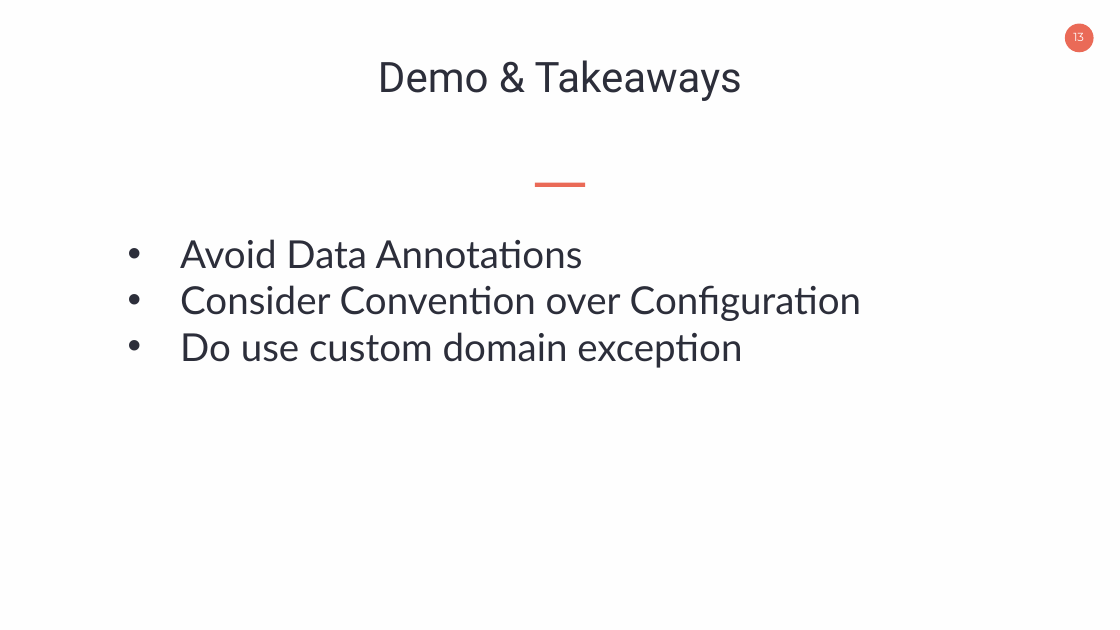
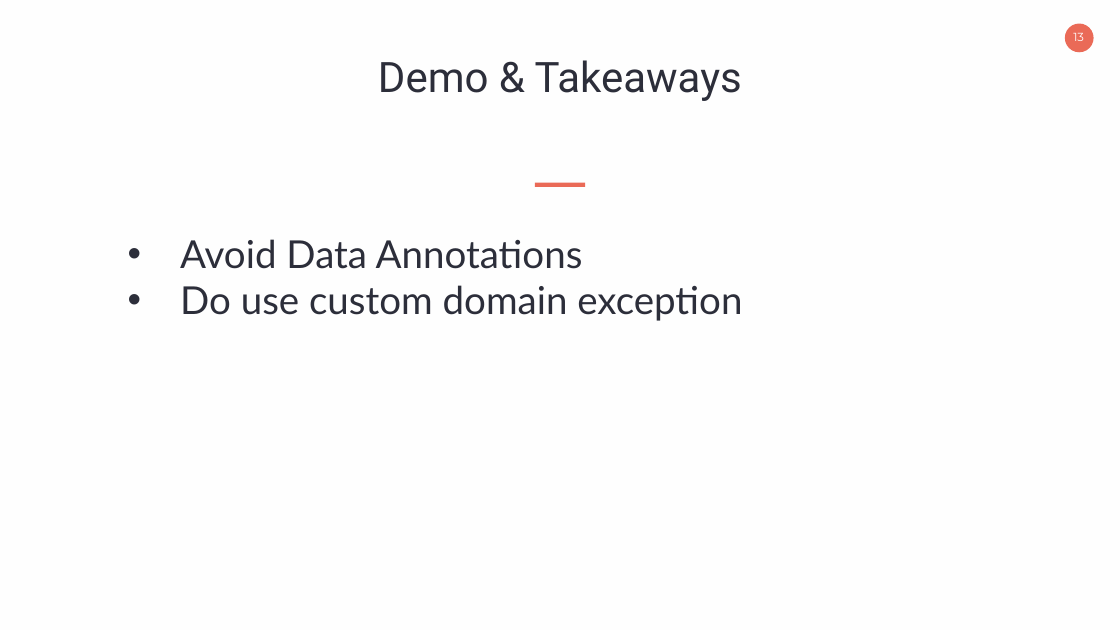
Before and after one commit to Patrick-Ullrich/talks, a slide deck: slide 13 of PDC-CleanArchitecture/prairiedev.pptx. Drawn at 1120x630 pixels with LibreOffice and Linux fonts; fonts in the diff are those of the drawing. Boxes give left, top, right and bottom in pixels: in the first picture for what was removed or moved away, otherwise in the second. Text is boxed around its words. In the diff, an @@ line names an element or a change of style, - is before the commit and + after.

Commit message:
Some presentation updates

```diff
--- a/PDC-CleanArchitecture/prairiedev.pptx
+++ b/PDC-CleanArchitecture/prairiedev.pptx
@@ text at [180,285,861,321]: paragraph removed @@
-• Consider Convention over Configuration
```
Also in this commit, not shown: 1 other slide changed, 5 other files.
